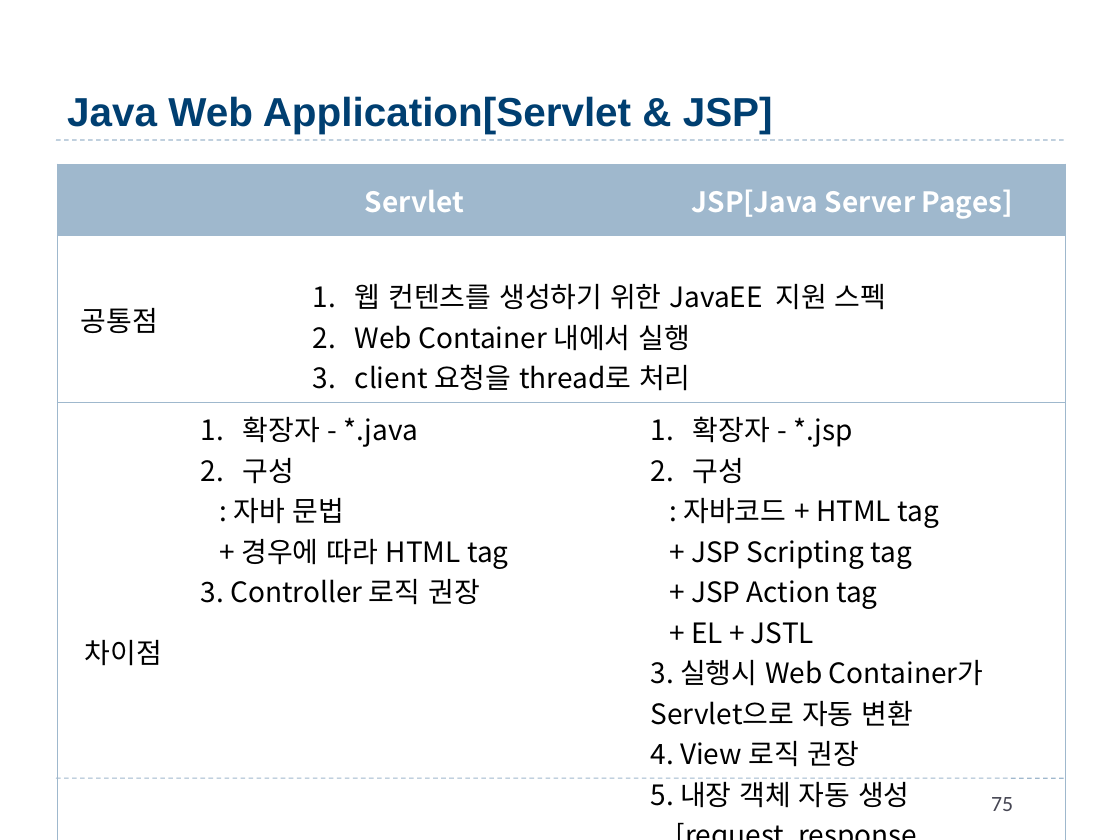
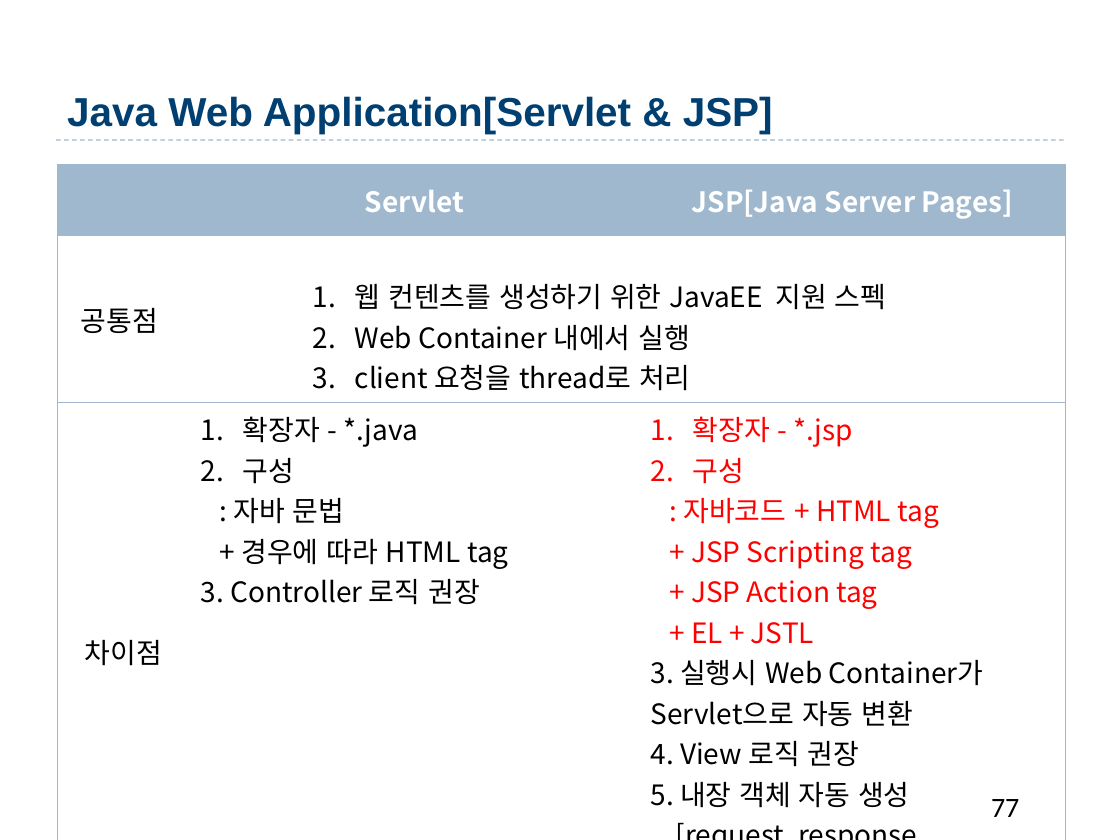
Before and after one commit to qfactor2013/BizStudyParallel, a slide deck: slide 77 of JSP_Servlet/4.Web[김혜경].pptx (slide 75 before the commit). Drawn at 1120x840 pixels with LibreOffice and Linux fonts; fonts in the diff are those of the drawing; background and template pictures are left out. Boxes give left, top, right and bottom in pixels: in the first picture for what was removed or moved away, otherwise in the second. Text is boxed around its words. In the diff, an @@ line names an element or a change of style, - is before the commit and + after.

```diff
--- a/JSP_Servlet/4.Web[김혜경].pptx
+++ b/JSP_Servlet/4.Web[김혜경].pptx
@@ table at [57,165,1065,812] @@
@@ text colour #000000 to #FF0000 in "확장자 - *.jsp", "구성", ": 자바코드 + HTML tag", "+ JSP Scripting tag" and 2 more places @@
@@ line removed from (56, 778) to (1064, 778) @@
@@ page number at [991,799,1019,817]: text changed; size 14 to 18 pt; text colour #464653 to #000000 @@
-75
+77
```
Also in this commit, not shown: 111 other slides changed, 5 slides added, 2 slides removed, 48 other files.
